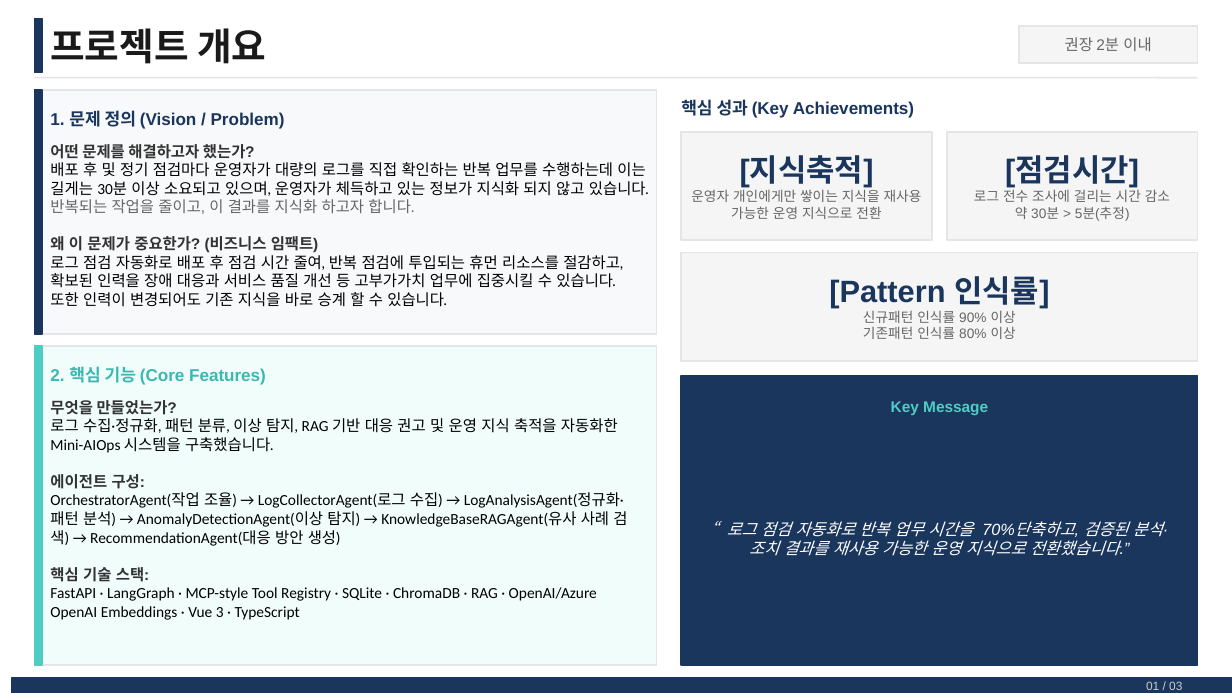
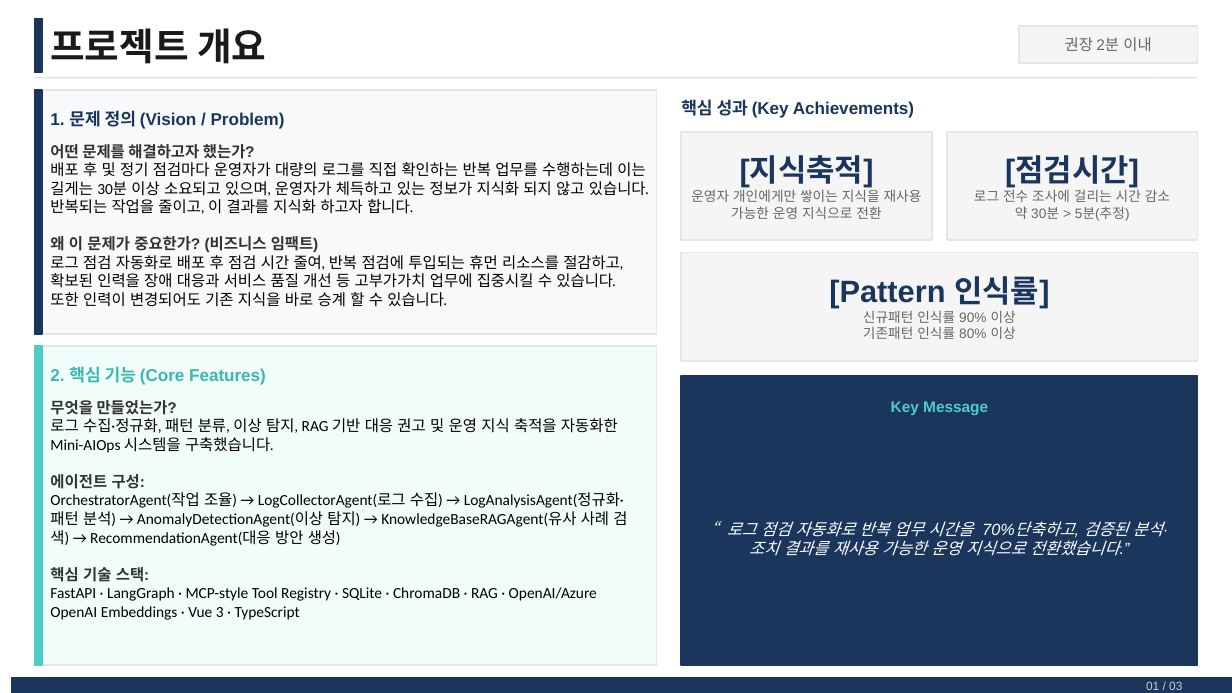
Before and after one commit to asdfsdfas34/log_detect_agents, a slide deck: slide 2 of docs/final docs/AI_Master_Project_최종발표_멘티명_사번.pptx. Drawn at 1232x693 pixels with LibreOffice and Linux fonts; fonts in the diff are those of the drawing. Boxes give left, top, right and bottom in pixels: in the first picture for what was removed or moved away, otherwise in the second. Text is boxed around its words. In the diff, an @@ line names an element or a change of style, - is before the commit and + after.

```diff
--- a/docs/final docs/AI_Master_Project_최종발표_멘티명_사번.pptx
+++ b/docs/final docs/AI_Master_Project_최종발표_멘티명_사번.pptx
@@ text at (50, 199, 413, 214): font Arial to Calibri, text colour #666666 to #000000 in "반복되는 작업을 줄이고, 이 결과를 지식화 하고자 ..." @@
```
Also in this commit, not shown: 2 other files.
